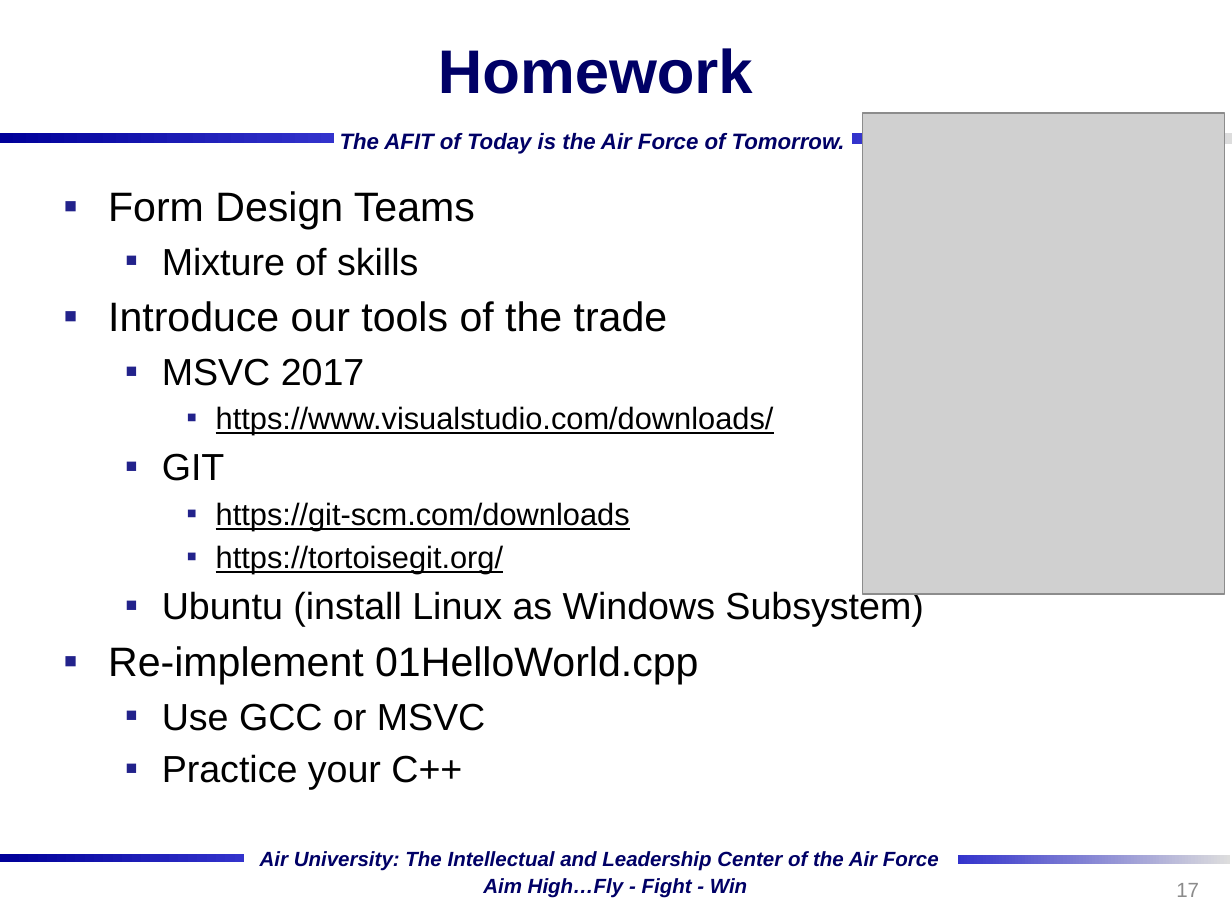
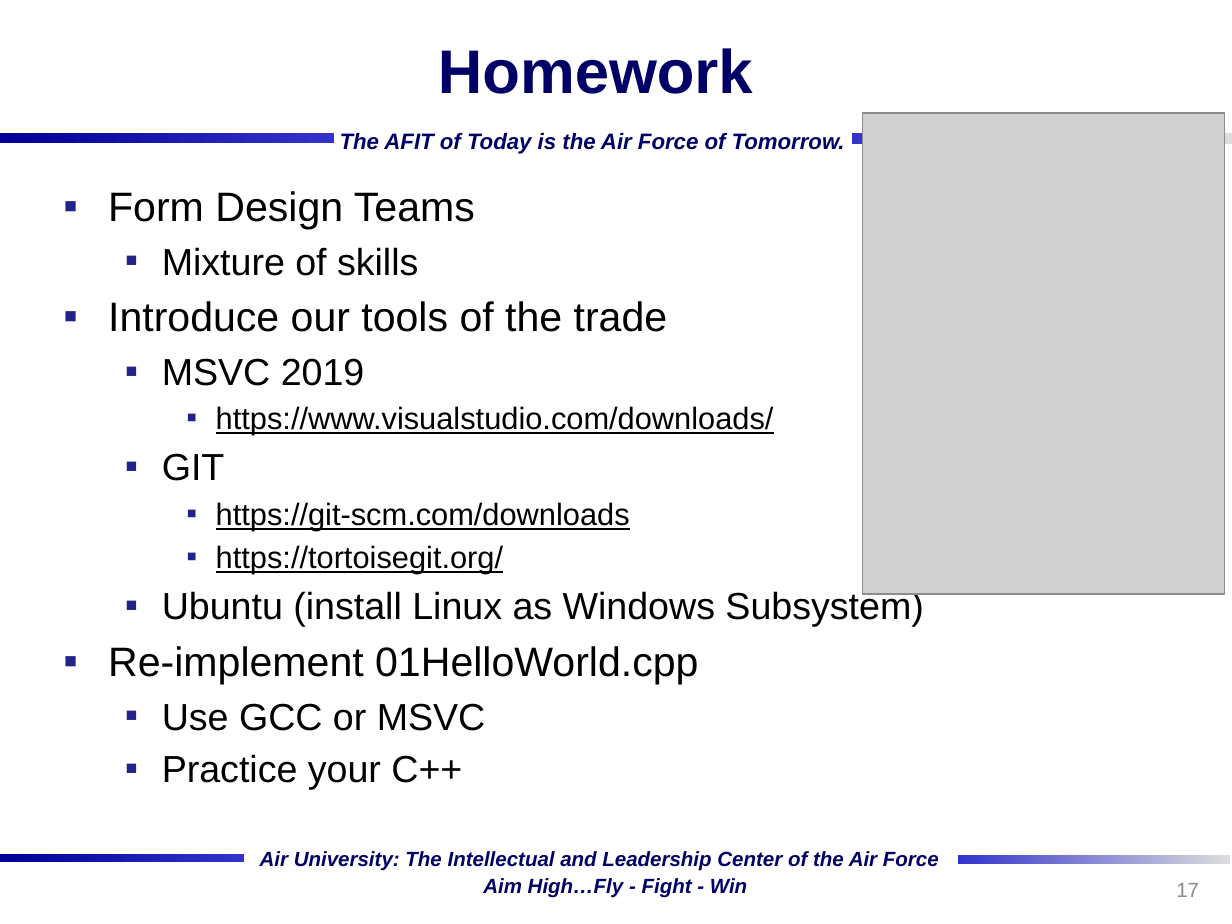
Before and after one commit to mdemore2/CSCE593, a slide deck: slide 17 of lec/01-WhatIsSoftwareEngineering.pptx. Drawn at 1232x924 pixels with LibreOffice and Linux fonts; fonts in the diff are those of the drawing; grey boxes stand for pictures; background and template pictures are left out. Boxes give left, top, right and bottom in pixels: in the first picture for what was removed or moved away, otherwise in the second. Text is boxed around its words. In the diff, an @@ line names an element or a change of style, - is before the commit and + after.

```diff
--- a/lec/01-WhatIsSoftwareEngineering.pptx
+++ b/lec/01-WhatIsSoftwareEngineering.pptx
@@ text at (162,358,365,386): text changed @@
-  ▪ MSVC 2017
+  ▪ MSVC 2019
```
Also in this commit, not shown: 3 other files.
